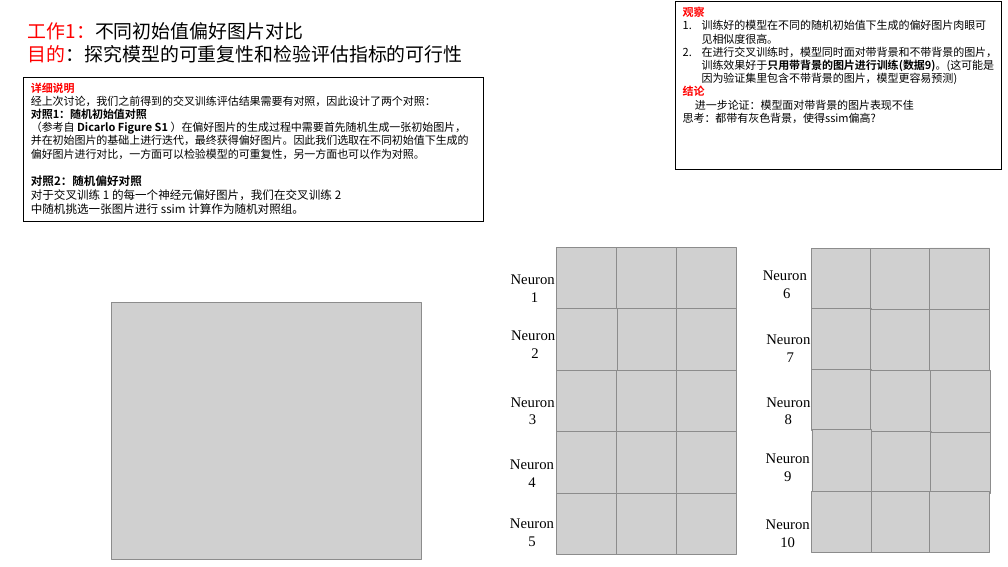
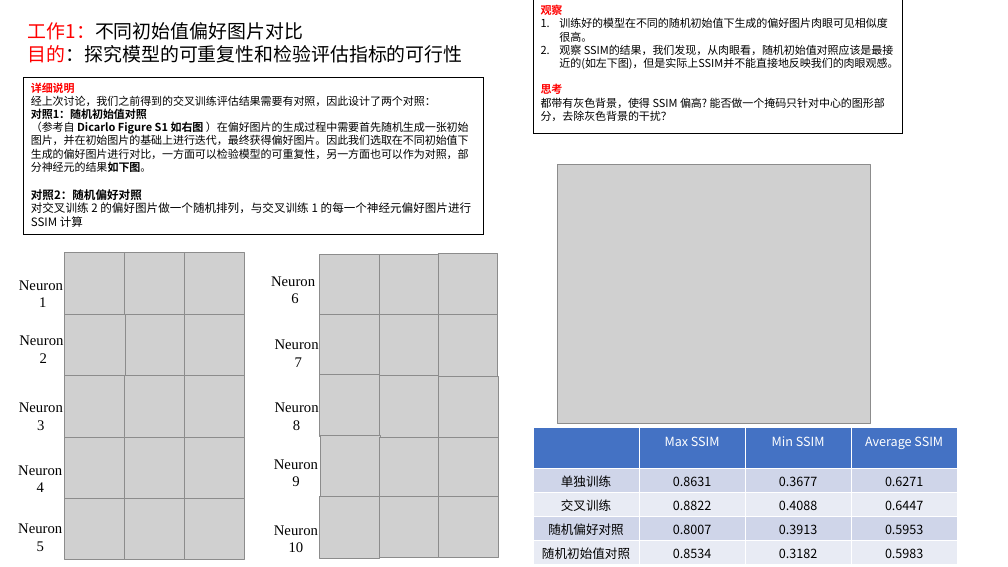
Before and after one commit to Kurisuzzz/LearnEveryDay, a slide deck: slide 2 of work/231229_进展汇报.pptx. Drawn at 1008x567 pixels with LibreOffice and Linux fonts; fonts in the diff are those of the drawing; grey boxes stand for pictures. Boxes give left, top, right and bottom in pixels: in the first picture for what was removed or moved away, otherwise in the second. Text is boxed around its words. In the diff, an @@ line names an element or a change of style, - is before the commit and + after.

```diff
--- a/work/231229_进展汇报.pptx
+++ b/work/231229_进展汇报.pptx
@@ rectangle "观察": place and size @@
-rectangle "观察" at (675,2,1002,170)
+rectangle "观察" at (533,0,903,134)
@@ text in rectangle at (541,44,898,121): text changed @@
-2. 在进行交叉训练时，模型同时面对带背景和不带背景的图片，训练效果好于只用带背景的图片进行训练(数据9)。(这可能是因为验证集里包含不带背景的图片，模型更容易预测)
-结论
-进一步论证：模型面对带背景的图片表现不佳
-思考：都带有灰色背景，使得ssim偏高?
+2. 观察 SSIM的结果，我们发现，从肉眼看，随机初始值对照应该是最接近的(如左下图)，但是实际上SSIM并不能直接地反映我们的肉眼观感。
+思考
+都带有灰色背景，使得 SSIM 偏高? 能否做一个掩码只针对中心的图形部分，去除灰色背景的干扰？
@@ rectangle "详细说明": place and size @@
-rectangle "详细说明" at (23,77,484,221)
+rectangle "详细说明" at (23,77,484,234)
@@ text in rectangle at (31,121,469,172): text changed @@
-（参考自 Dicarlo Figure S1 ）在偏好图片的生成过程中需要首先随机生成一张初始图片，并在初始图片的基础上进行迭代，最终获得偏好图片。因此我们选取在不同初始值下生成的偏好图片进行对比，一方面可以检验模型的可重复性，另一方面也可以作为对照。
+（参考自 Dicarlo Figure S1 如右图 ）在偏好图片的生成过程中需要首先随机生成一张初始图片，并在初始图片的基础上进行迭代，最终获得偏好图片。因此我们选取在不同初始值下生成的偏好图片进行对比，一方面可以检验模型的可重复性，另一方面也可以作为对照，部分神经元的结果如下图。
@@ picture: place and size @@
-picture at (112,303,422,560)
+picture at (557,165,871,424)
@@ text in rectangle at (31,202,471,227): text changed @@
-对于交叉训练 1 的每一个神经元偏好图片，我们在交叉训练 2
-中随机挑选一张图片进行 ssim 计算作为随机对照组。
+对交叉训练 2 的偏好图片做一个随机排列，与交叉训练 1 的每一个神经元偏好图片进行 SSIM 计算
@@ 5 pictures, 2 texts: place and size @@
-5 pictures, 2 texts at (557,247,810,554)
+5 pictures, 2 texts at (64,253,319,560)
@@ table added at (533,428,957,565), 5 rows, 4 columns @@
+ | Max SSIM | Min SSIM | Average SSIM
+单独训练 | 0.8631 | 0.3677 | 0.6271
+交叉训练 | 0.8822 | 0.4088 | 0.6447
+随机偏好对照 | 0.8007 | 0.3913 | 0.5953
+随机初始值对照 | 0.8534 | 0.3182 | 0.5983
@@ 25 pictures, 8 texts: place and size @@
-25 pictures, 8 texts at (510,247,990,554)
+25 pictures, 8 texts at (18,253,498,560)
```
Also in this commit, not shown: 1 other slide changed, 2 slides added, 1 slide removed, 2 other files.
